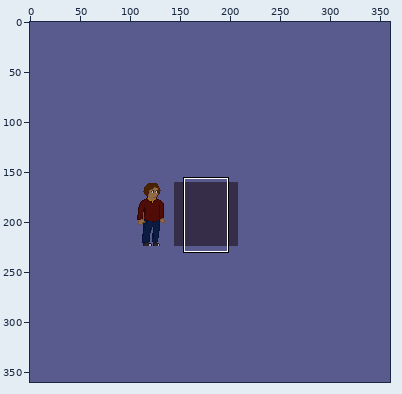
Two versions of one pixel-art file, aseprite/simp/simpyAnimations.aseprite. Above: a wide view before the commit, with the close-up outlined.
Close-up. Before the edit:
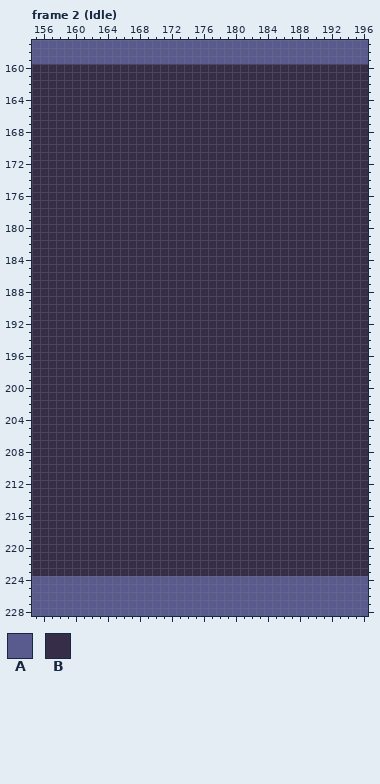
360x360 pixels, 10 frames. Colours within 5 levels of each other are drawn and written as one. Shown: frame 2 (Idle): x 155..196, y 157..228. The commit also changed other frames or places, which this record leaves out.
Visible layers, top first: "Simpy", "Simpy's Parts/Necklace", "Simpy's Parts/Hair", "Simpy's Parts/Head", "Simpy's Parts/Front Hand", "Simpy's Parts/Front Leg", "Simpy's Parts/Chest", "Simpy's Parts/Back Leg", "Simpy's Parts/Back Hand", "Size Guide".
Palette (. is transparent): A #595b8f  B #362e49
Pixels before, frame 2 (Idle) (only the part around the change), first column x 155:
157 AAAAAAAAAAAAAAAAAAAAAAAAAAAAAAAAAAAAAAAAAA
158 AAAAAAAAAAAAAAAAAAAAAAAAAAAAAAAAAAAAAAAAAA
159 AAAAAAAAAAAAAAAAAAAAAAAAAAAAAAAAAAAAAAAAAA
160 BBBBBBBBBBBBBBBBBBBBBBBBBBBBBBBBBBBBBBBBBB
161 BBBBBBBBBBBBBBBBBBBBBBBBBBBBBBBBBBBBBBBBBB
162 BBBBBBBBBBBBBBBBBBBBBBBBBBBBBBBBBBBBBBBBBB
163 BBBBBBBBBBBBBBBBBBBBBBBBBBBBBBBBBBBBBBBBBB
164 BBBBBBBBBBBBBBBBBBBBBBBBBBBBBBBBBBBBBBBBBB
165 BBBBBBBBBBBBBBBBBBBBBBBBBBBBBBBBBBBBBBBBBB
166 BBBBBBBBBBBBBBBBBBBBBBBBBBBBBBBBBBBBBBBBBB
167 BBBBBBBBBBBBBBBBBBBBBBBBBBBBBBBBBBBBBBBBBB
168 BBBBBBBBBBBBBBBBBBBBBBBBBBBBBBBBBBBBBBBBBB
169 BBBBBBBBBBBBBBBBBBBBBBBBBBBBBBBBBBBBBBBBBB
170 BBBBBBBBBBBBBBBBBBBBBBBBBBBBBBBBBBBBBBBBBB
171 BBBBBBBBBBBBBBBBBBBBBBBBBBBBBBBBBBBBBBBBBB
172 BBBBBBBBBBBBBBBBBBBBBBBBBBBBBBBBBBBBBBBBBB
173 BBBBBBBBBBBBBBBBBBBBBBBBBBBBBBBBBBBBBBBBBB
174 BBBBBBBBBBBBBBBBBBBBBBBBBBBBBBBBBBBBBBBBBB
175 BBBBBBBBBBBBBBBBBBBBBBBBBBBBBBBBBBBBBBBBBB
176 BBBBBBBBBBBBBBBBBBBBBBBBBBBBBBBBBBBBBBBBBB
177 BBBBBBBBBBBBBBBBBBBBBBBBBBBBBBBBBBBBBBBBBB
178 BBBBBBBBBBBBBBBBBBBBBBBBBBBBBBBBBBBBBBBBBB
179 BBBBBBBBBBBBBBBBBBBBBBBBBBBBBBBBBBBBBBBBBB
180 BBBBBBBBBBBBBBBBBBBBBBBBBBBBBBBBBBBBBBBBBB
181 BBBBBBBBBBBBBBBBBBBBBBBBBBBBBBBBBBBBBBBBBB
182 BBBBBBBBBBBBBBBBBBBBBBBBBBBBBBBBBBBBBBBBBB
183 BBBBBBBBBBBBBBBBBBBBBBBBBBBBBBBBBBBBBBBBBB
184 BBBBBBBBBBBBBBBBBBBBBBBBBBBBBBBBBBBBBBBBBB
185 BBBBBBBBBBBBBBBBBBBBBBBBBBBBBBBBBBBBBBBBBB
186 BBBBBBBBBBBBBBBBBBBBBBBBBBBBBBBBBBBBBBBBBB
187 BBBBBBBBBBBBBBBBBBBBBBBBBBBBBBBBBBBBBBBBBB
188 BBBBBBBBBBBBBBBBBBBBBBBBBBBBBBBBBBBBBBBBBB
189 BBBBBBBBBBBBBBBBBBBBBBBBBBBBBBBBBBBBBBBBBB
190 BBBBBBBBBBBBBBBBBBBBBBBBBBBBBBBBBBBBBBBBBB
191 BBBBBBBBBBBBBBBBBBBBBBBBBBBBBBBBBBBBBBBBBB
192 BBBBBBBBBBBBBBBBBBBBBBBBBBBBBBBBBBBBBBBBBB
193 BBBBBBBBBBBBBBBBBBBBBBBBBBBBBBBBBBBBBBBBBB
194 BBBBBBBBBBBBBBBBBBBBBBBBBBBBBBBBBBBBBBBBBB
195 BBBBBBBBBBBBBBBBBBBBBBBBBBBBBBBBBBBBBBBBBB
196 BBBBBBBBBBBBBBBBBBBBBBBBBBBBBBBBBBBBBBBBBB
197 BBBBBBBBBBBBBBBBBBBBBBBBBBBBBBBBBBBBBBBBBB
198 BBBBBBBBBBBBBBBBBBBBBBBBBBBBBBBBBBBBBBBBBB
199 BBBBBBBBBBBBBBBBBBBBBBBBBBBBBBBBBBBBBBBBBB
200 BBBBBBBBBBBBBBBBBBBBBBBBBBBBBBBBBBBBBBBBBB
201 BBBBBBBBBBBBBBBBBBBBBBBBBBBBBBBBBBBBBBBBBB
202 BBBBBBBBBBBBBBBBBBBBBBBBBBBBBBBBBBBBBBBBBB
203 BBBBBBBBBBBBBBBBBBBBBBBBBBBBBBBBBBBBBBBBBB
204 BBBBBBBBBBBBBBBBBBBBBBBBBBBBBBBBBBBBBBBBBB
205 BBBBBBBBBBBBBBBBBBBBBBBBBBBBBBBBBBBBBBBBBB
206 BBBBBBBBBBBBBBBBBBBBBBBBBBBBBBBBBBBBBBBBBB
207 BBBBBBBBBBBBBBBBBBBBBBBBBBBBBBBBBBBBBBBBBB
208 BBBBBBBBBBBBBBBBBBBBBBBBBBBBBBBBBBBBBBBBBB
209 BBBBBBBBBBBBBBBBBBBBBBBBBBBBBBBBBBBBBBBBBB
210 BBBBBBBBBBBBBBBBBBBBBBBBBBBBBBBBBBBBBBBBBB
211 BBBBBBBBBBBBBBBBBBBBBBBBBBBBBBBBBBBBBBBBBB
212 BBBBBBBBBBBBBBBBBBBBBBBBBBBBBBBBBBBBBBBBBB
213 BBBBBBBBBBBBBBBBBBBBBBBBBBBBBBBBBBBBBBBBBB
214 BBBBBBBBBBBBBBBBBBBBBBBBBBBBBBBBBBBBBBBBBB
215 BBBBBBBBBBBBBBBBBBBBBBBBBBBBBBBBBBBBBBBBBB
216 BBBBBBBBBBBBBBBBBBBBBBBBBBBBBBBBBBBBBBBBBB
217 BBBBBBBBBBBBBBBBBBBBBBBBBBBBBBBBBBBBBBBBBB
218 BBBBBBBBBBBBBBBBBBBBBBBBBBBBBBBBBBBBBBBBBB
219 BBBBBBBBBBBBBBBBBBBBBBBBBBBBBBBBBBBBBBBBBB
220 BBBBBBBBBBBBBBBBBBBBBBBBBBBBBBBBBBBBBBBBBB
221 BBBBBBBBBBBBBBBBBBBBBBBBBBBBBBBBBBBBBBBBBB
222 BBBBBBBBBBBBBBBBBBBBBBBBBBBBBBBBBBBBBBBBBB
223 BBBBBBBBBBBBBBBBBBBBBBBBBBBBBBBBBBBBBBBBBB
224 AAAAAAAAAAAAAAAAAAAAAAAAAAAAAAAAAAAAAAAAAA
225 AAAAAAAAAAAAAAAAAAAAAAAAAAAAAAAAAAAAAAAAAA
226 AAAAAAAAAAAAAAAAAAAAAAAAAAAAAAAAAAAAAAAAAA
227 AAAAAAAAAAAAAAAAAAAAAAAAAAAAAAAAAAAAAAAAAA
228 AAAAAAAAAAAAAAAAAAAAAAAAAAAAAAAAAAAAAAAAAA
The result:
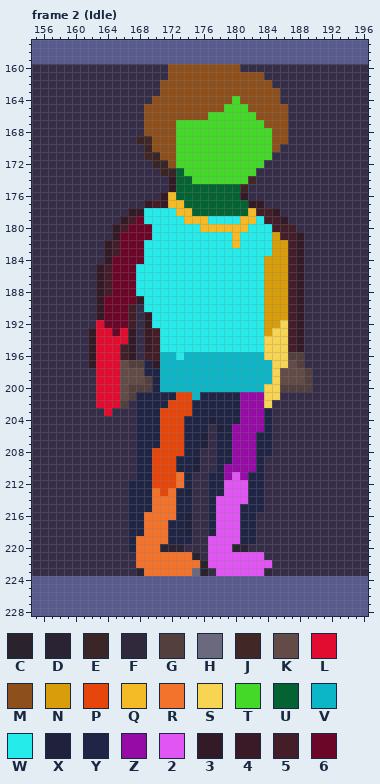
Colours new in this view: C #2a232e  D #292334  E #3b2627  F #30293c  G #543f3f  H #6a697d  J #412827  K #634b48  L #e10c2f  M #8d501d  N #d99c0a  P #e6460c  Q #f5bb26  R #f4732c  S #f7d452  T #44d929  U #056233  V #0cb6c7  W #26ebeb  X #20213c  Y #212545  Z #960aa5  2 #e255f5  3 #321a26  4 #391a26  5 #431e29  6 #6c0629
From old to new:
layer "Simpy Reference" now shown
Changed rows in their new state; - is an unchanged pixel.
Frame 2 (Idle):
first column x 162:
160 ----------MMMMMMMMM---------
161 ----------MMMMMMMMMMMM------
162 ---------MMMMMMMMMMMMMM-----
163 ---------MMMMMMMMMMMMMMM----
164 --------MMMMMMMMMMTMMMMM----
165 -------MMMMMMMMMMTTTMMMMM---
166 -------MMMMMMMMTTTTTTMMMM---
167 -------MMMMTTTTTTTTTTTMMM---
168 -------MMMMTTTTTTTTTTTTMM---
169 ------EJMMMTTTTTTTTTTTTMM---
170 -------EMMMTTTTTTTTTTTTM----
171 -------JEMMTTTTTTTTTTTT-----
172 --------EEMTTTTTTTTTTT------
173 ---------EEUTTTTTTTTT-------
174 ----------3UUTTTTTTTJ-------
175 ----------3UUUUUUUUE--------
176 ---------3QUUUUUUUU3--------
177 -------354QQUUUUUUUU33------
178 -----33WWWWQQUUUUUUUQ553----
179 ----356WWWWWQQQWWWWQQW553---
180 ---35666WWWWWWQQQQQQWWW555--
181 ---36666WWWWWWWWWWQWWWWN553-
182 --35666WWWWWWWWWWWQWWWWNN53-
183 --35666WWWWWWWWWWWWWWWWNN53-
184 --36666WWWWWWWWWWWWWWWNNN53-
185 -35666WWWWWWWWWWWWWWWWNNN53-
186 -35666WWWWWWWWWWWWWWWWNNN53-
187 -35666WWWWWWWWWWWWWWWWNNN53-
188 -35666WWWWWWWWWWWWWWWWNNN53-
189 -366663WWWWWWWWWWWWWWWNNN53-
190 -36665-WWWWWWWWWWWWWWWNNN53-
191 -36665-3WWWWWWWWWWWWWWNNN53-
192 -L6665-3WWWWWWWWWWWWWWNNS53-
193 3LL6L3-45WWWWWWWWWWWWWNSS53-
194 3LLLL3-45WWWWWWWWWWWWWSSS53-
195 3LLL53-45WWWWWWWWWWWWWSSS53-
196 3LLL53-55VVWVVVVVVVVVVSSSGG-
197 3LLLKGGY3VVVVVVVVVVVVVVSSKG-
198 -LLLKKKYYVVVVVVVVVVVVVVSKKKG
199 -LLLKKKGYVVVVVVVVVVVVVVSKKKG
200 -LLLKGGGYVVVVVVVVVVVVVSSGGGG
201 -LLLKGYYYYYPPVYYYYYZZZSS----
202 -LLLG-YYYYPPPYYYYYYZZZS-----
203 --L---YYYPPPPYYYYYYZZZY-----
204 ------YYYPPPYYYXYYYZZZY-----
205 ------YYYPPPYYY-XYZZZZY-----
206 ------YYYPPPYYX-YYZZZYY-----
207 ------YYYPPPYYX-YYZZZYY-----
208 ------YYPPPPYY--YYZZZYY-----
209 ------YYPPPYYX--YYZZZY------
210 ------YYPPPYYX--YZZZZY------
211 ------YYPPPRY--YYZ2ZYY------
212 -----YYYPPPRY--YY222YY------
213 -----YYYRPRYX--YY222YY------
214 -----YYYRRRYY--Y2222YY------
215 -----YYYRRRYY--Y222YYY------
216 -----YYRRRRYX--Y222YY-------
217 -----YYRRRYYX--Y222YY-------
218 -----YYRRRYYX--Y222YY-------
219 -----YRRRRYYY--2222YY-------
220 -----YRRRDDD---222DD--------
221 ------RRRRRRRC-2222222------
222 ------RRRRRRRRC22222222-----
223 ------DRRRRRRHC-222222F-----
Changed places in both close-ups, as pixel boxes (x1, y1, x2, y2):
changed: (88, 64, 312, 576)
